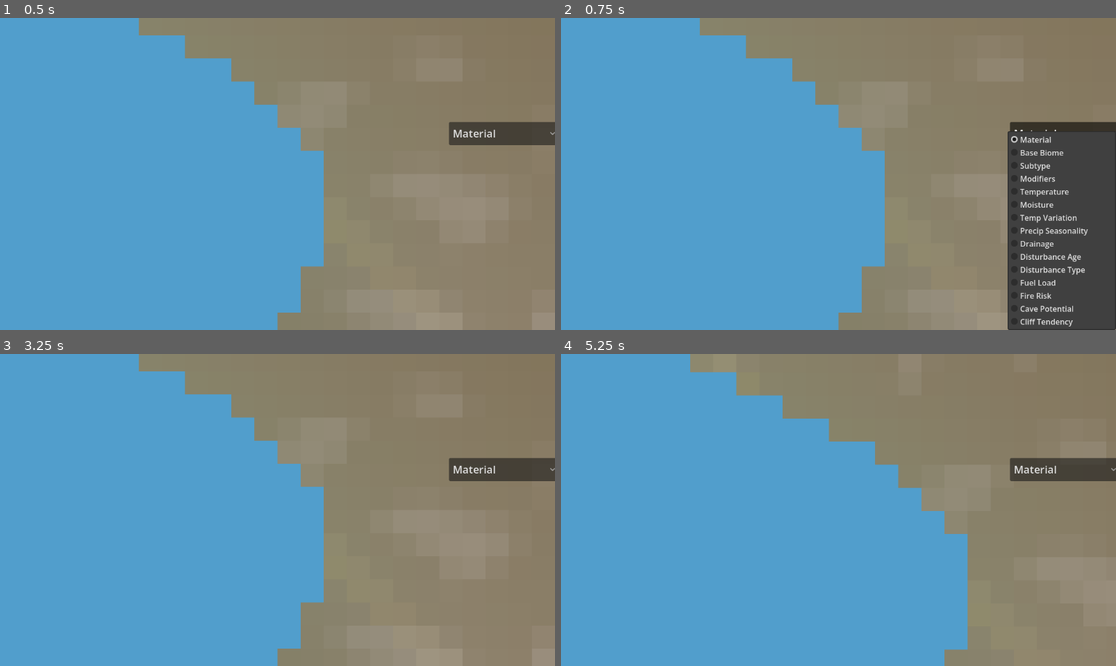
Above: before the commit, frames 1-4 (two rows, left to right).
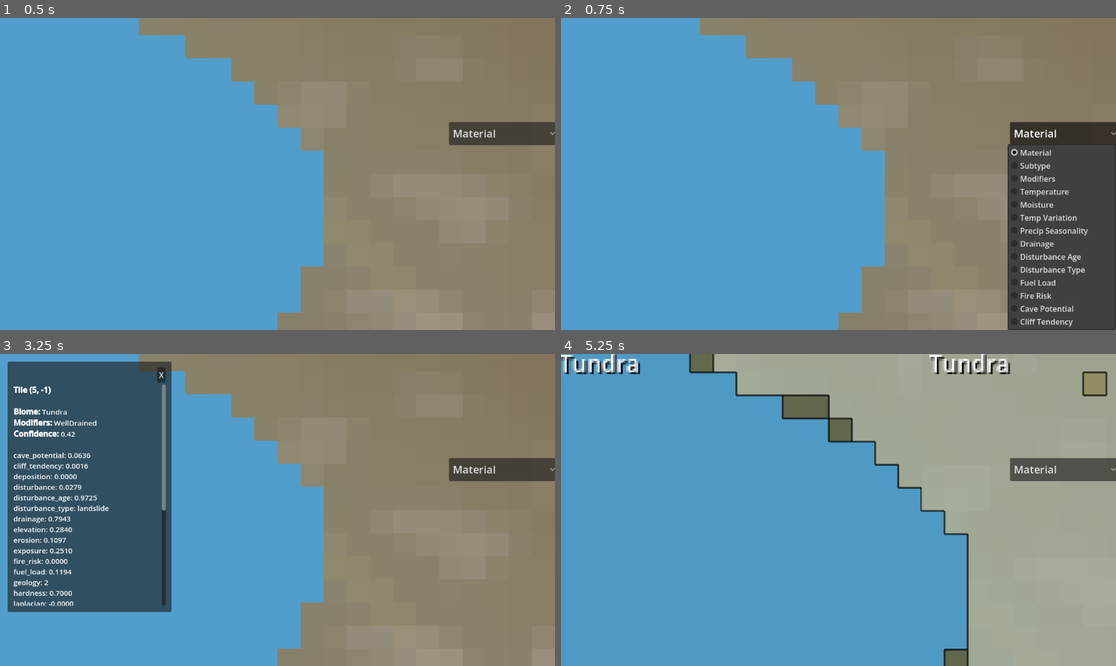
Above: after the commit, the same moments.

Repository: joahreason/explore
Game: Godot game, scene res://world.tscn
The game is run twice, just before and just after one commit, with the same random seed, the same clock (stepped at 60 frames per second) and the same inputs.
Inputs (mouse positions are in pixels of both pictures, inside the frame that each line leads up to):
- Up to frame 1 (0.5 s): no input
- Up to frame 2 (0.75 s): click "Material" at 0.5 s
- Up to frame 3 (3.25 s): click "Material" at 1.25 s; click "Material" at 2 s; tap Enter at 2.75 s; move the mouse to (399, 494) at 2.77 s; tap B at 2.85 s; click (399, 494) at 2.92 s
- Up to frame 4 (5.25 s): click (721, 375) at 3.5 s, where only the run after the commit has a clickable "X"; tap Space at 4.25 s; drag from (727, 525) to (810, 572) at 4.27 s; tap Enter at 5 s; move the mouse to (894, 441) at 5.02 s; tap B at 5.1 s; click (894, 441) at 5.17 s

Frame 1 is identical in both runs. In frame 2, 0.6% of the frame differs, in the area x 80-100%, y 36-45%; in frame 3, 24%; in frame 4, 40%, in the area x 0-100%, y 0-100%.

Commit message:
Replace Base Biome menu entry with click-to-inspect tile info panel
Left click/tap (that isn't a drag/pan) now emits a signal from
CameraRig with the world-space position; ChunkManager samples that
single tile and hands the full WorldGen field dict plus classified
base biome/subtype/modifiers/confidence to a new on-screen panel
(tile_inspector_panel.gd). Base Biome is pulled from the view-mode
dropdown for now since this covers per-tile biome info without a
full-map overlay - it's still reachable via the existing "B" shortcut.

Co-Authored-By: Claude Sonnet 5 <noreply@anthropic.com>
Claude-Session: https://claude.ai/code/session_01FGRKBehJuHB2bSj53HPTpB

Diff:
--- a/scripts/camera_rig.gd
+++ b/scripts/camera_rig.gd
@@ -11,10 +11,21 @@
 @export var min_zoom: float = 0.2
 @export var max_zoom: float = 6.0
 
+## Below this much on-screen movement between press and release, a left
+## click is treated as a tap (inspect the tile) rather than a pan.
+const CLICK_DRAG_THRESHOLD := 6.0
+
+## Emitted with the world-space position of a left click that wasn't a drag
+## (see CLICK_DRAG_THRESHOLD) - chunk_manager.gd listens for this to drive
+## the tile inspector panel.
+signal clicked(world_pos: Vector2)
+
 @onready var camera: Camera2D = $Camera2D
 
 var _dragging: bool = false
+var _press_position: Vector2 = Vector2.ZERO
 var _touches: Dictionary = {}   # touch index -> last Vector2 position
+var _touch_press_positions: Dictionary = {}  # touch index -> Vector2 at press
 var _pinch_distance: float = 0.0
 
 
@@ -32,6 +43,10 @@
 func _handle_mouse_button(event: InputEventMouseButton) -> void:
 	if event.button_index == MOUSE_BUTTON_LEFT:
 		_dragging = event.pressed
+		if event.pressed:
+			_press_position = event.position
+		elif event.position.distance_to(_press_position) < CLICK_DRAG_THRESHOLD:
+			clicked.emit(get_global_mouse_position())
 	elif event.pressed and event.button_index == MOUSE_BUTTON_WHEEL_UP:
 		_set_zoom(camera.zoom.x * zoom_factor)
 	elif event.pressed and event.button_index == MOUSE_BUTTON_WHEEL_DOWN:
@@ -41,8 +56,17 @@
 func _handle_touch(event: InputEventScreenTouch) -> void:
 	if event.pressed:
 		_touches[event.index] = event.position
+		_touch_press_positions[event.index] = event.position
 	else:
+		# Only a gesture that was a single finger for its whole duration
+		# counts as a tap - a pinch collapsing down to one finger on release
+		# should never trigger the tile inspector.
+		var was_single_touch := _touches.size() == 1
+		var press_position: Vector2 = _touch_press_positions.get(event.index, event.position)
 		_touches.erase(event.index)
+		_touch_press_positions.erase(event.index)
+		if was_single_touch and event.position.distance_to(press_position) < CLICK_DRAG_THRESHOLD:
+			clicked.emit(_screen_to_world(event.position))
 
 	_pinch_distance = _current_pinch_distance() if _touches.size() == 2 else 0.0
 
@@ -65,6 +89,10 @@
 		global_position -= event.relative / camera.zoom.x / 2.0
 
 
+func _screen_to_world(screen_pos: Vector2) -> Vector2:
+	return get_viewport().canvas_transform.affine_inverse() * screen_pos
+
+
 func _current_pinch_distance() -> float:
 	var positions := _touches.values()
 	return (positions[0] - positions[1]).length()
@@ -74,6 +102,7 @@
 	if what == NOTIFICATION_APPLICATION_FOCUS_OUT:
 		_dragging = false
 		_touches.clear()
+		_touch_press_positions.clear()
 		_pinch_distance = 0.0
 
 
--- a/scripts/chunk_manager.gd
+++ b/scripts/chunk_manager.gd
@@ -62,6 +62,7 @@
 
 @onready var chunks_root: Node2D = $Chunks
 @onready var overlay_root: Node2D = $Overlay
+@onready var _inspector_panel := $UI/TileInspector
 
 var _target: Node2D
 var _world_gen: WorldGen
@@ -80,6 +81,7 @@
 
 	if target_path != NodePath():
 		_target = get_node(target_path)
+		_target.connect("clicked", _on_tile_clicked)
 
 	_update_chunks(_chunk_of(_target.global_position if _target else Vector2.ZERO), _current_load_radius())
 
@@ -195,6 +197,17 @@
 func _chunk_of(world_pos: Vector2) -> Vector2i:
 	var tile := Vector2i(floori(world_pos.x / TILE_SIZE), floori(world_pos.y / TILE_SIZE))
 	return Vector2i(floori(float(tile.x) / CHUNK_SIZE), floori(float(tile.y) / CHUNK_SIZE))
+
+
+## Driven by CameraRig's "clicked" signal (a left click/tap that wasn't a
+## drag) - samples the single clicked tile fresh (bypassing the topology
+## cache is unnecessary here, it's one tile) and hands the full sample +
+## classification to the inspector panel.
+func _on_tile_clicked(world_pos: Vector2) -> void:
+	var tile := Vector2i(floori(world_pos.x / TILE_SIZE), floori(world_pos.y / TILE_SIZE))
+	var sample := _world_gen.sample(tile.x, tile.y)
+	var classified: Dictionary = BiomeClassifierScript.classify_full(sample)
+	_inspector_panel.show_info(tile, sample, classified)
 
 
 func _update_chunks(center: Vector2i, load_radius: int) -> void:
--- /dev/null
+++ b/scripts/tile_inspector_panel.gd
@@ -0,0 +1,46 @@
+extends PanelContainer
+
+## Shows every WorldGen sample field plus the classified base biome/subtype/
+## modifiers for whatever tile was last clicked - see camera_rig.gd's
+## "clicked" signal (emitted on a left click/tap that wasn't a drag) and
+## chunk_manager.gd's _on_tile_clicked(), which drives this panel.
+
+@onready var label: RichTextLabel = $Margin/VBox/Scroll/Label
+@onready var close_button: Button = $Margin/VBox/CloseButton
+
+
+func _ready() -> void:
+	visible = false
+	close_button.pressed.connect(func(): visible = false)
+
+
+func show_info(tile: Vector2i, sample: Dictionary, classified: Dictionary) -> void:
+	visible = true
+
+	var lines: Array[String] = []
+	lines.append("[b]Tile (%d, %d)[/b]" % [tile.x, tile.y])
+	lines.append("")
+	lines.append("[b]Biome:[/b] %s" % classified["base_biome"])
+
+	var subtype: String = classified["subtype"]
+	if subtype != "":
+		lines.append("[b]Subtype:[/b] %s" % subtype)
+
+	var modifiers: Array = classified["modifiers"]
+	lines.append("[b]Modifiers:[/b] %s" % (", ".join(modifiers) if not modifiers.is_empty() else "-"))
+
+	lines.append("[b]Confidence:[/b] %.2f" % float(classified["confidence"]))
+	lines.append("")
+
+	var keys := sample.keys()
+	keys.sort()
+	for key in keys:
+		lines.append("%s: %s" % [key, _format_value(sample[key])])
+
+	label.text = "\n".join(lines)
+
+
+func _format_value(value) -> String:
+	if value is float:
+		return "%.4f" % value
+	return str(value)
--- a/scripts/view_mode_dropdown.gd
+++ b/scripts/view_mode_dropdown.gd
@@ -5,9 +5,12 @@
 
 const ChunkManagerScript := preload("res://scripts/chunk_manager.gd")
 
+## Base Biome is deliberately left out of this list for now - it's still
+## reachable via the "B" keyboard shortcut (see ChunkManager.toggle_biome_overlay),
+## but click-to-inspect (see tile_inspector_panel.gd) now covers per-tile biome
+## info without needing a dedicated full-map overlay view.
 const ITEMS := [
 	{"label": "Material", "mode": ChunkManagerScript.ViewMode.MATERIAL},
-	{"label": "Base Biome", "mode": ChunkManagerScript.ViewMode.BASE_BIOME},
 	{"label": "Subtype", "mode": ChunkManagerScript.ViewMode.SUBTYPE},
 	{"label": "Modifiers", "mode": ChunkManagerScript.ViewMode.MODIFIERS},
 	{"label": "Temperature", "mode": ChunkManagerScript.ViewMode.TEMPERATURE},
--- a/world.tscn
+++ b/world.tscn
@@ -6,6 +6,7 @@
 [ext_resource type="Script" path="res://scripts/view_mode_dropdown.gd" id="4"]
 [ext_resource type="Script" path="res://scripts/seed_input.gd" id="5"]
 [ext_resource type="Script" path="res://scripts/randomize_seed_button.gd" id="6"]
+[ext_resource type="Script" path="res://scripts/tile_inspector_panel.gd" id="7"]
 
 [node name="World" type="Node2D" unique_id=1158263506]
 script = ExtResource("1")
@@ -67,3 +68,36 @@
 offset_bottom = 264.0
 theme_override_font_sizes/font_size = 22
 script = ExtResource("4")
+
+[node name="TileInspector" type="PanelContainer" parent="UI"]
+offset_left = 16.0
+offset_top = 16.0
+offset_right = 356.0
+offset_bottom = 536.0
+script = ExtResource("7")
+
+[node name="Margin" type="MarginContainer" parent="UI/TileInspector"]
+layout_mode = 2
+theme_override_constants/margin_left = 12
+theme_override_constants/margin_top = 12
+theme_override_constants/margin_right = 12
+theme_override_constants/margin_bottom = 12
+
+[node name="VBox" type="VBoxContainer" parent="UI/TileInspector/Margin"]
+layout_mode = 2
+
+[node name="CloseButton" type="Button" parent="UI/TileInspector/Margin/VBox"]
+layout_mode = 2
+size_flags_horizontal = 8
+text = "X"
+
+[node name="Scroll" type="ScrollContainer" parent="UI/TileInspector/Margin/VBox"]
+layout_mode = 2
+custom_minimum_size = Vector2(0, 460)
+
+[node name="Label" type="RichTextLabel" parent="UI/TileInspector/Margin/VBox/Scroll"]
+layout_mode = 2
+size_flags_horizontal = 3
+bbcode_enabled = true
+fit_content = true
+theme_override_font_sizes/normal_font_size = 15
